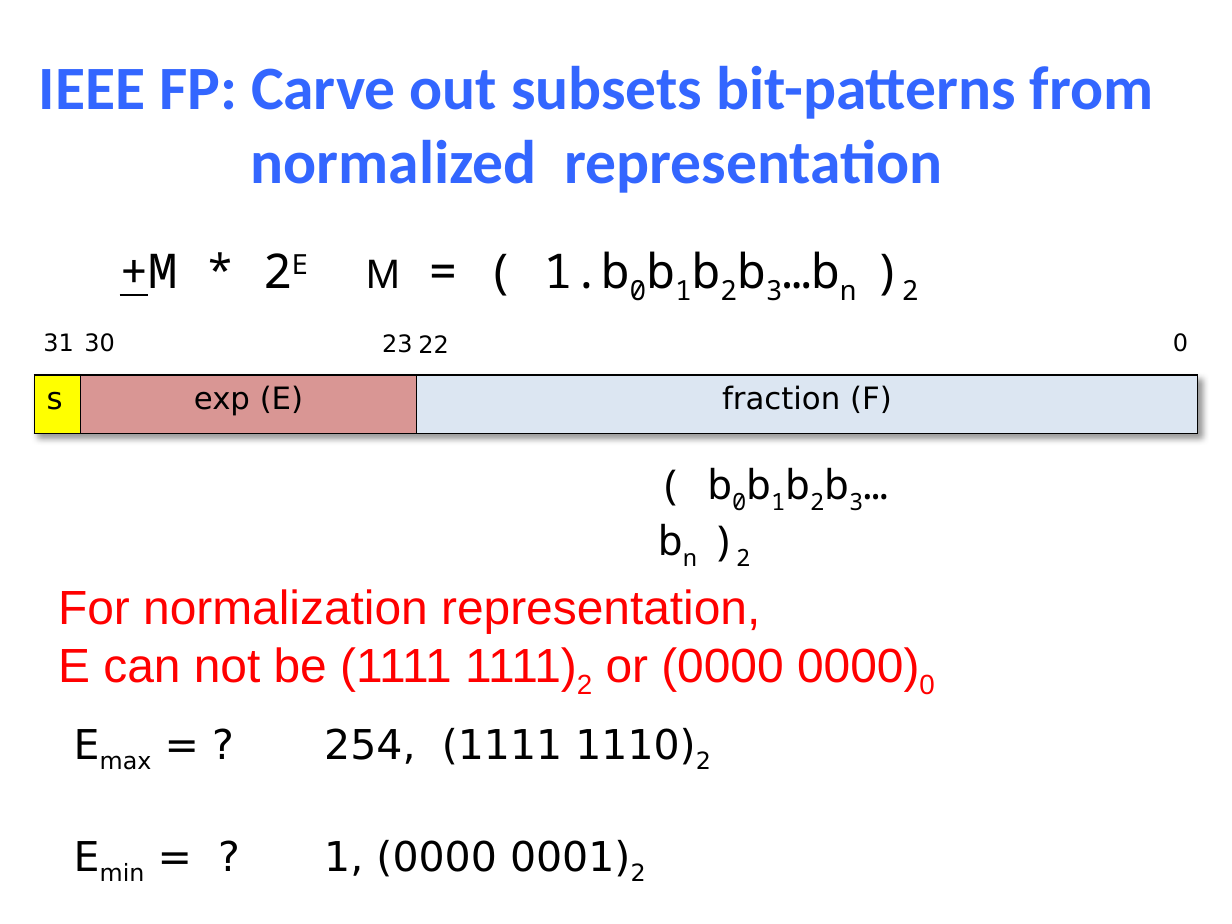
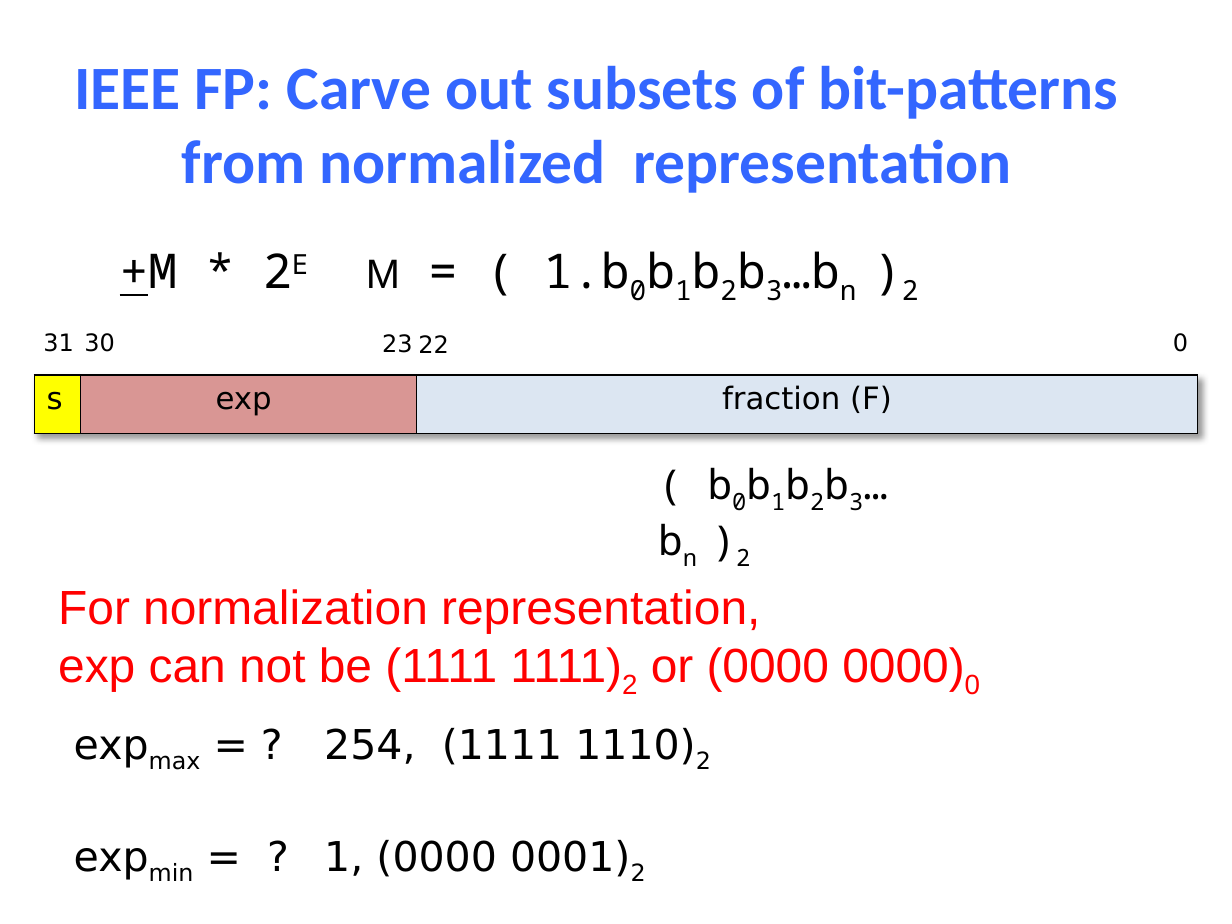
Before and after one commit to NYU-CSO/nyu-cso.github.io, a slide deck: slide 19 of notes/03-floats.pptx. Drawn at 1232x924 pixels with LibreOffice and Linux fonts; fonts in the diff are those of the drawing. Boxes give left, top, right and bottom in pixels: in the first picture for what was removed or moved away, otherwise in the second. Text is boxed around its words. In the diff, an @@ line names an element or a change of style, - is before the commit and + after.

```diff
--- a/notes/03-floats.pptx
+++ b/notes/03-floats.pptx
@@ title at bbox=[74, 65, 1118, 193]: text changed @@
-IEEE FP: Carve out subsets bit-patterns from normalized representation
+IEEE FP: Carve out subsets of bit-patterns from normalized representation
@@ table at bbox=[34, 376, 1199, 434] @@
-row 1, column 2: exp (E)
+row 1, column 2: exp
@@ text at bbox=[58, 647, 980, 695]: text changed @@
-E can not be (1111 1111)2 or (0000 0000)0
+exp can not be (1111 1111)2 or (0000 0000)0
@@ text at bbox=[62, 712, 314, 857]: text changed @@
-Emax = ?
-Emin = ?
+expmax = ?
+expmin = ?
```
Also in this commit, not shown: 15 other slides changed, 1 slide added, 2 slides removed.
